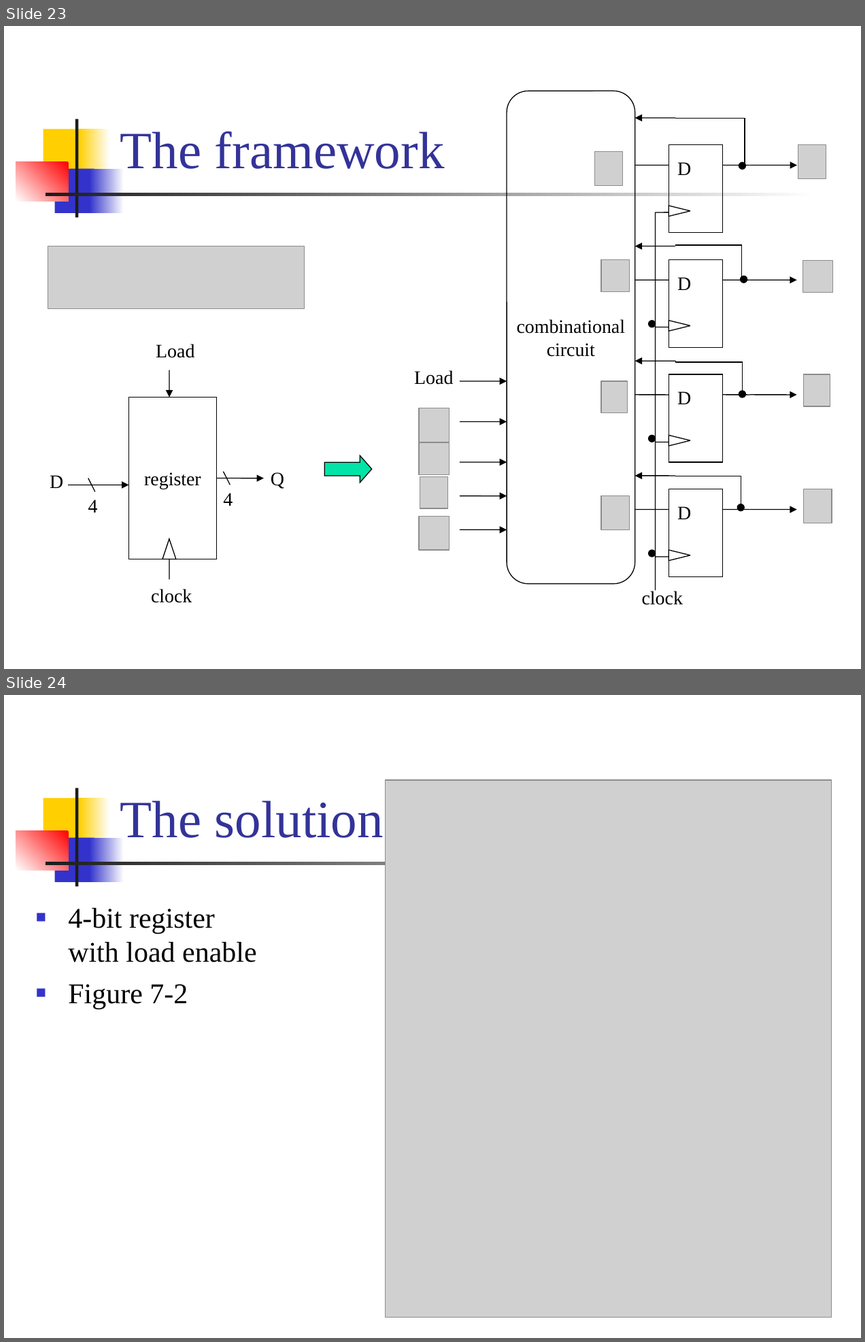
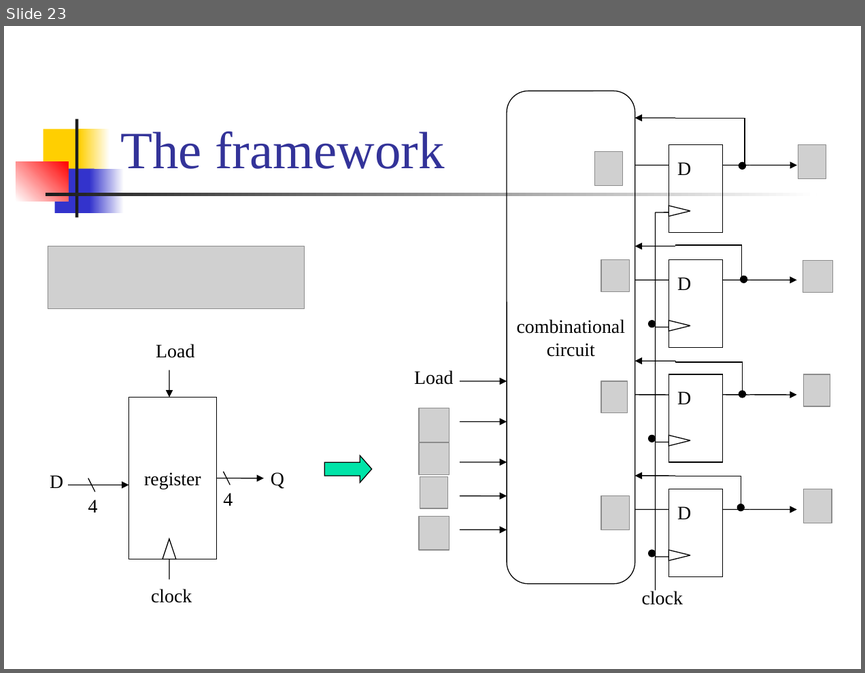
Before and after one commit to CGUSystemCourses/ComputerOrg-2015, a slide deck: Lectures/lec03-registers/lec03-registers.ppt. Shown one above the other, each under a label of ours: slides 23 and 24 before the commit, slide 23 after it. The pictures are 865x1342 and 865x673 pixels, drawn with LibreOffice and Linux fonts; fonts in the diff are those of the drawing; grey boxes stand for pictures. Boxes give left, top, right and bottom in pixels: in the first picture for what was removed or moved away, otherwise in the second. Text is boxed around its words. In the diff, an @@ line names an element or a change of style, - is before the commit and + after.

```diff
--- a/Lectures/lec03-registers/lec03-registers.ppt
+++ b/Lectures/lec03-registers/lec03-registers.ppt
@@ slide 24 removed at [4,695,861,1338], background #FFFFFF; not listed: 7 template elements that a slide beside it also shows @@
@@ picture removed at [385,780,832,1317] @@
@@ title removed at [120,800,383,838] @@
-The solution
@@ text removed at [68,908,256,1009] @@
-■ 4-bit register with load enable
-■ Figure 7-2
```
Also in this commit, not shown: 88 other slides changed.
